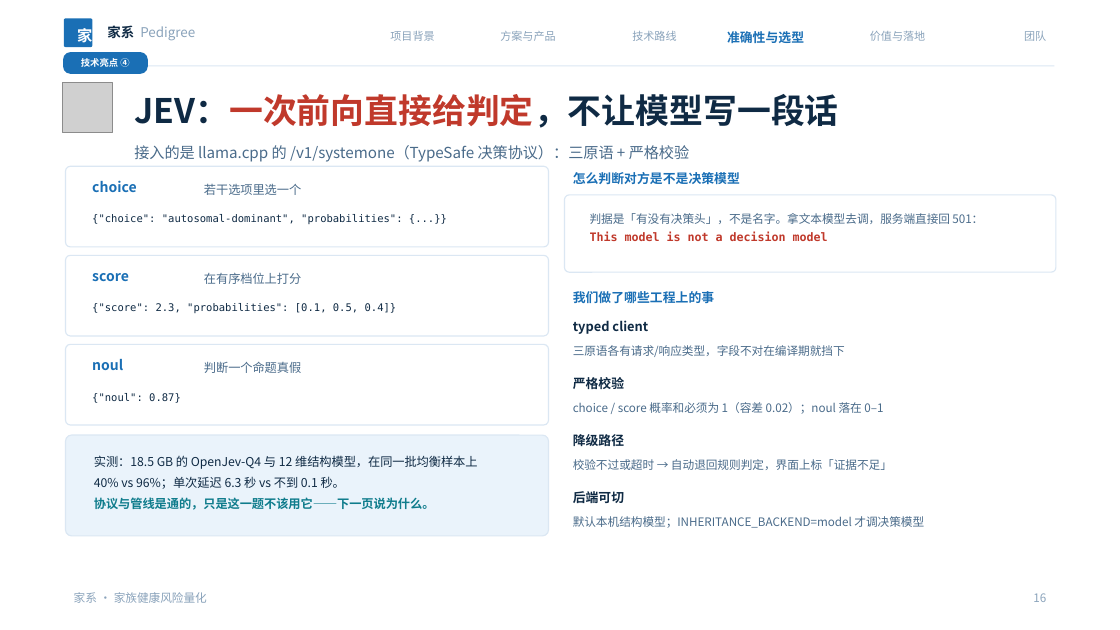
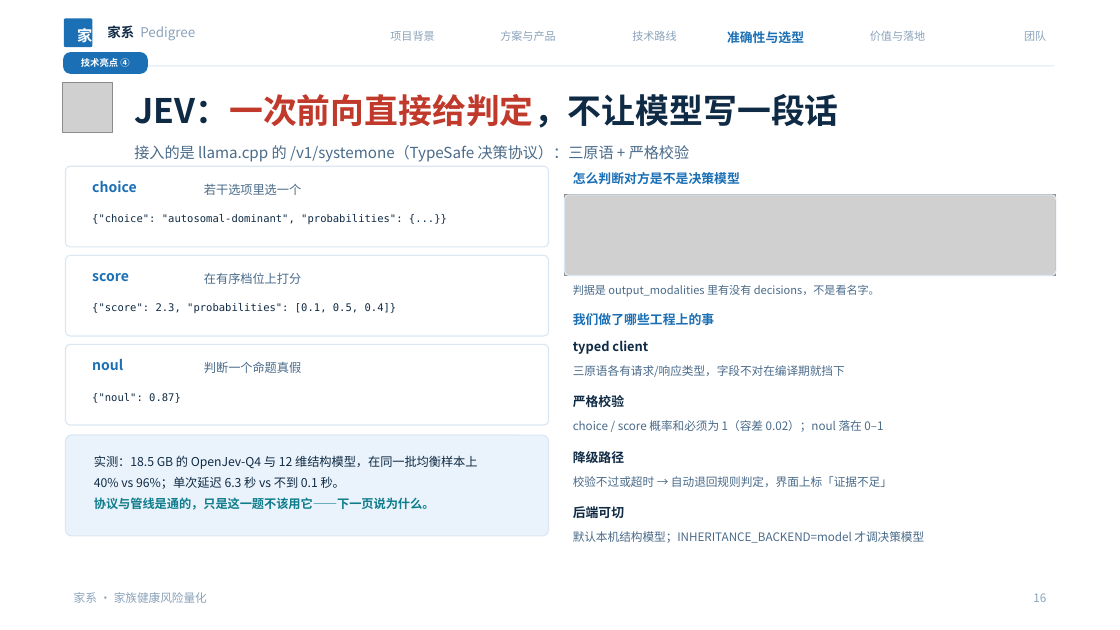
Before and after one commit to NimuStudio/jiaxi, a slide deck: slide 16 of deliverables/家系-答辩-v2.pptx. Drawn at 1120x630 pixels with LibreOffice and Linux fonts; fonts in the diff are those of the drawing; grey boxes stand for pictures; background and template pictures are left out. Boxes give left, top, right and bottom in pixels: in the first picture for what was removed or moved away, otherwise in the second. Text is boxed around its words. In the diff, an @@ line names an element or a change of style, - is before the commit and + after.

Commit message:
docs(deck): 用本地跑的 18.5 GB 决策模型补两张真图（JEV 页 + 证据墙）
工作区里 ml/models/openjev/OpenJev-Q4_K_M.gguf（19G）与 llama-server 都在，
所以直接起服务抓了真实会话，不是引文档：

1. GET /v1/models → architecture.output_modalities:["decisions"]
   这一行就是「它是不是决策模型」的判据，比在正文里复述 501 更有力。
   已替换 JEV 页右上那块文字（原来写「判据是看有没有决策头…501」）。
2. POST /v1/systemone（三代连续心梗）→
   choice=autosomal-dominant，AD 0.9005 / AR 0.0220 / X 0.0164 / 线粒体 0.0055 / 不确定 0.0555，
   confidence 0.8757，usage.output_tokens = 0。
   「0 token」是这页的核心证据：判定是算出来的，不是写出来的。
   这张放进证据墙，替换原来的目录树（信息量更低）。

## 顺带修一个真问题：图片分辨率
原来按 1100px 宽渲染、塞进 5.7 英寸的位置，折算只有 5pt 字，投影上等于装饰。
改成按目标尺寸倒推：常规位 800x240（≈7.5pt），扁条位 1100x180，并压到 4 行。
证据墙与 JEV 页现在都看得清具体数字。

```diff
--- a/deliverables/家系-答辩-v2.pptx
+++ b/deliverables/家系-答辩-v2.pptx
@@ rounded rectangle: place and size @@
-rounded rectangle at bbox=[565, 195, 1056, 272]
+rounded rectangle at bbox=[565, 195, 1056, 276]
@@ rounded rectangle at bbox=[565, 195, 1056, 276]: fill #FFFFFF to none @@
@@ picture added at bbox=[565, 195, 1056, 276] @@
@@ text at bbox=[573, 285, 880, 297]: text changed; size 10 to 9.5 pt @@
-判据是「有没有决策头」，不是名字。拿文本模型去调，服务端直接回 501：
-This model is not a decision model
+判据是 output_modalities 里有没有 decisions，不是看名字。
@@ 5 texts: place and size @@
-5 texts at bbox=[573, 291, 883, 414]
+5 texts at bbox=[573, 313, 883, 432]
@@ 4 texts: place and size @@
-4 texts at bbox=[573, 434, 924, 528]
+4 texts at bbox=[573, 451, 924, 543]
```
Also in this commit, not shown: 1 other slide changed, 8 other files.
